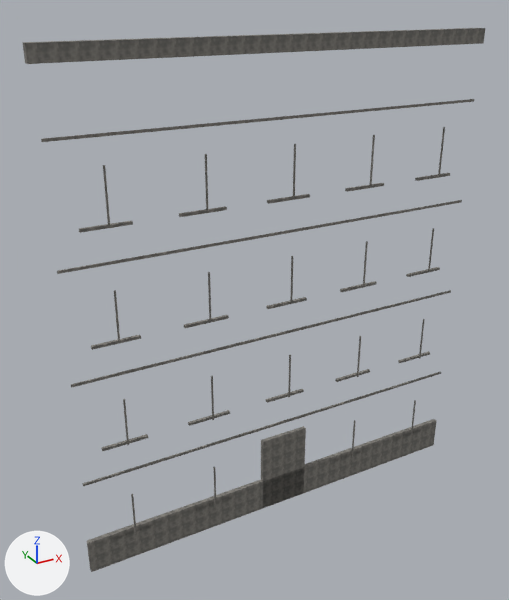
Before and after pictures for a commit that changed the OBJ model resources/blender/zombie_street/Street_BlockR2_Trim.obj.
The view is the same before and after, from a 50 mm lens placed at (-9.98, -16.13, 15.01), pointed at (-0.84, 0.48, 6.71). Arrows for +X, +Y and +Z are at lower left; the lights stay in place. The older version comes first. Where no turn or scale is listed for an object, it has been applied to the vertices.

Names of what the first picture shows: 'Street_BlockR2_Trim'.
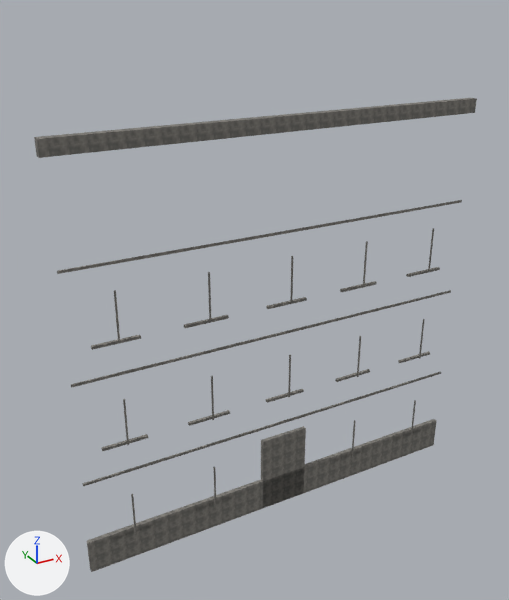
Pixel boxes [x1, y1, x2, y2] of what changed, in the pictures (509 x 600 px; the box of a moved part takes in the faces that stretch with it):
'Street_BlockR2_Trim', reshaped (13% shorter): before [22, 28, 485, 572]; after [34, 98, 477, 572]
part 1 of me_street_blockr2_trim, moved or reshaped: before [22, 28, 485, 64]; after [34, 98, 477, 158]
part 2 of me_street_blockr2_trim, deleted: before [41, 99, 474, 233]

Diff of the bpy script that builds the scene:
```diff
--- a/resources/blender/zombie_street/Street_BlockR2_Trim.obj.py
+++ b/resources/blender/zombie_street/Street_BlockR2_Trim.obj.py
@@ me_street_blockr2_trim @@
 # used by ob_street_blockr2_trim; location = (0.0, 0.0, 0.0)
-me_street_blockr2_trim.from_pydata(...)  # 360 vertices, 540 faces; spans x -6.6..6.6, y -0.22..0.26, z -0.61..14.0
+me_street_blockr2_trim.from_pydata(...)  # 272 vertices, 408 faces; spans x -6.6..6.6, y -0.22..0.26, z -0.61..12.0
+# me_street_blockr2_trim part 1: the loose piece of 8 vertices spanning x -6.6..6.6, y 0.0..0.26, z 13.58..14.0 is moved by (0.0, 0.0, -2.0)
+# me_street_blockr2_trim part 2: 11 loose pieces with 88 vertices, spanning x -6.5..6.5, y -0.22..0.09, z 9.71..11.99, are deleted
 me_street_blockr2_trim.materials.append(mat_trimstone)
```
